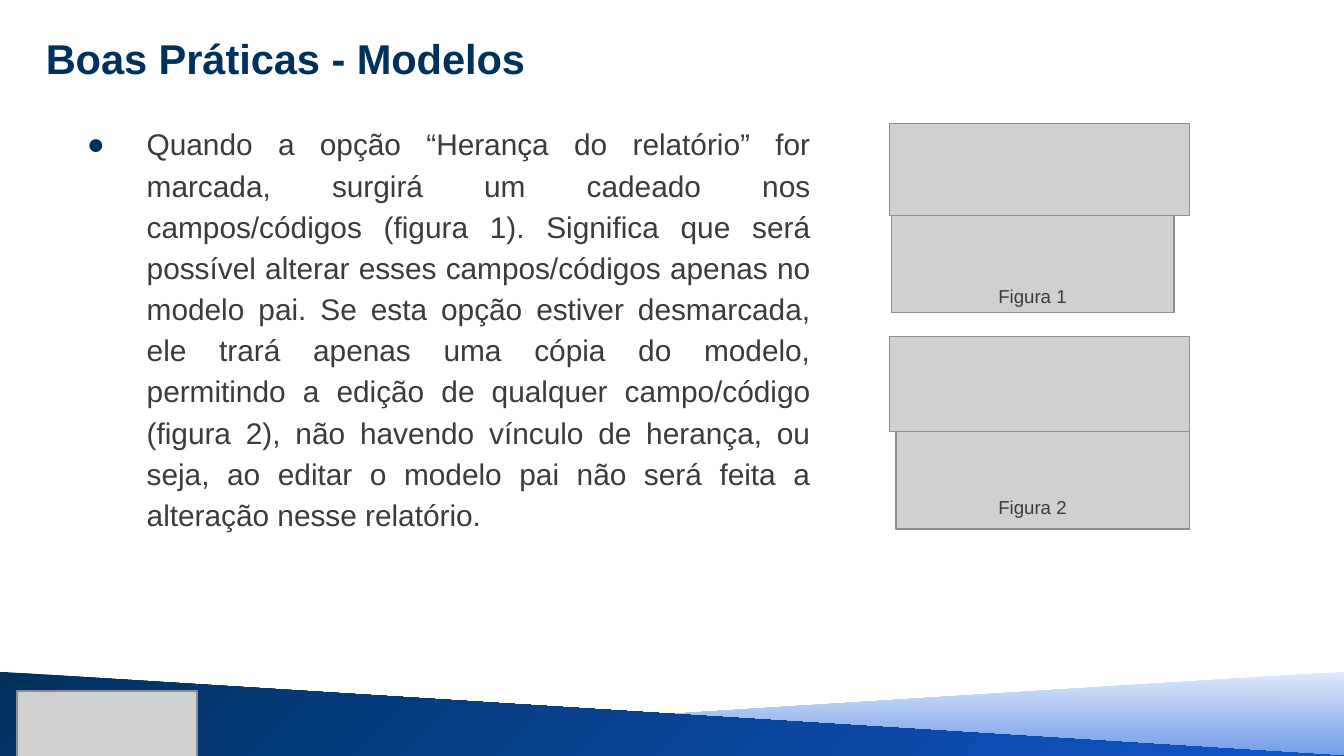
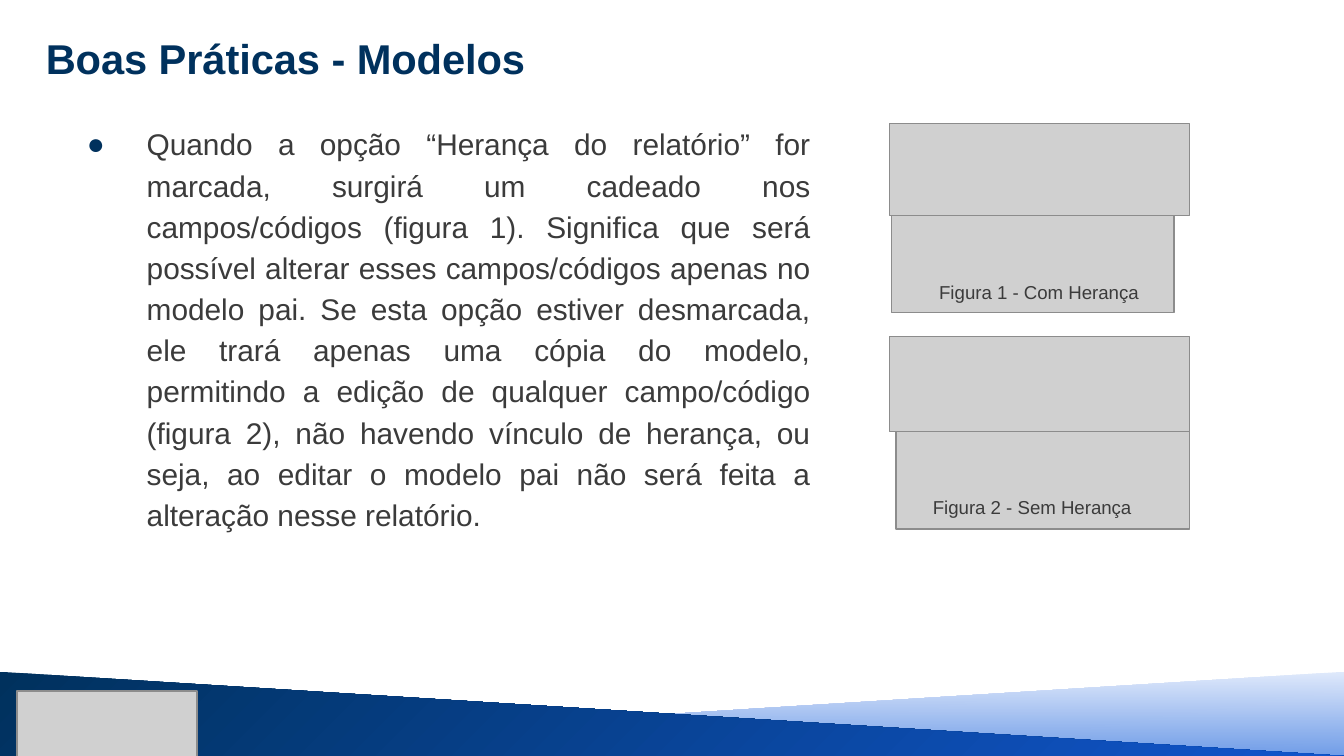
Before and after one commit to MauricioSEmbras/FAST_Report, a slide deck: slide 21 of Treinamento FAST REPORT/treinamento fast - nível 1 parte 1.pptx (slide 20 before the commit). Drawn at 1344x756 pixels with LibreOffice and Linux fonts; fonts in the diff are those of the drawing; grey boxes stand for pictures. Boxes give left, top, right and bottom in pixels: in the first picture for what was removed or moved away, otherwise in the second. Text is boxed around its words. In the diff, an @@ line names an element or a change of style, - is before the commit and + after.

```diff
--- a/Treinamento FAST REPORT/treinamento fast - nível 1 parte 1.pptx
+++ b/Treinamento FAST REPORT/treinamento fast - nível 1 parte 1.pptx
@@ text at <box>939,285,1138,303</box>: text changed @@
-Figura 1
+Figura 1 - Com Herança
@@ text at <box>933,500,1131,518</box>: text changed @@
-Figura 2
+Figura 2 - Sem Herança
```
Also in this commit, not shown: 9 other slides changed, 6 slides added, 5 slides removed, 1 other file.
